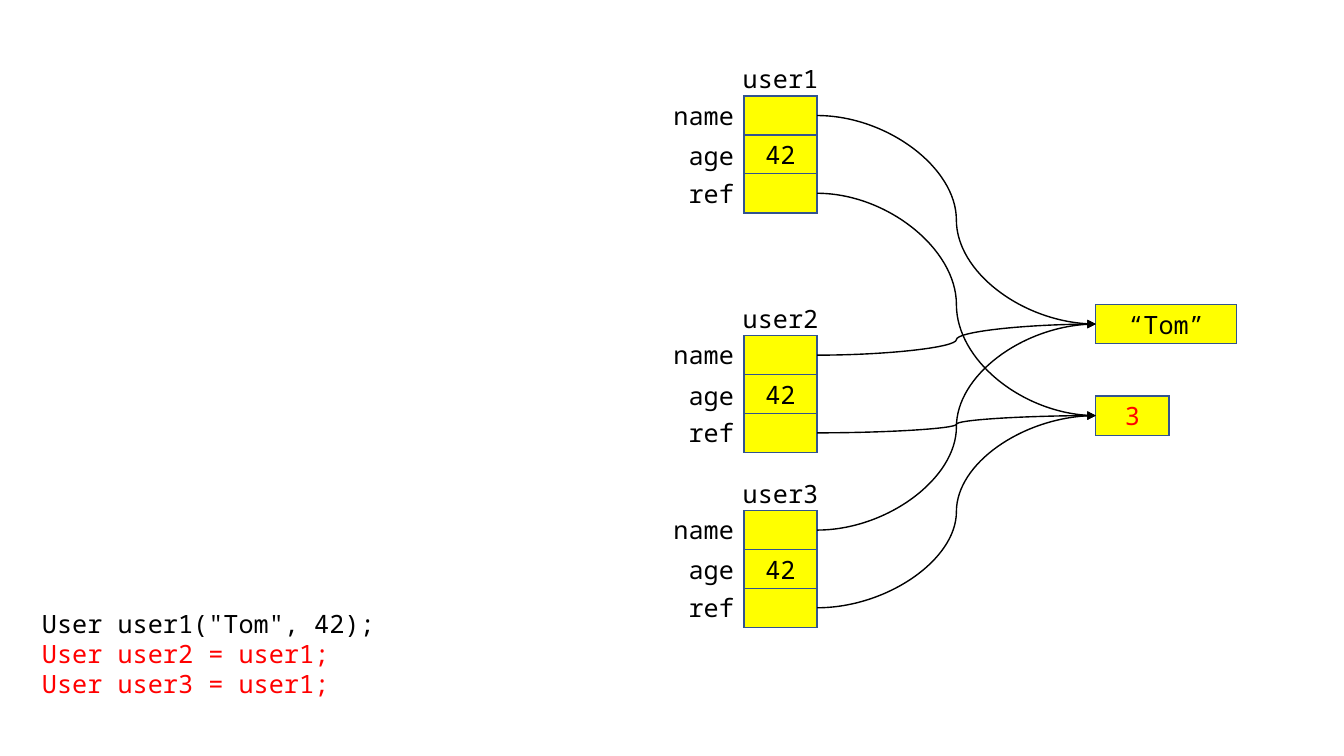
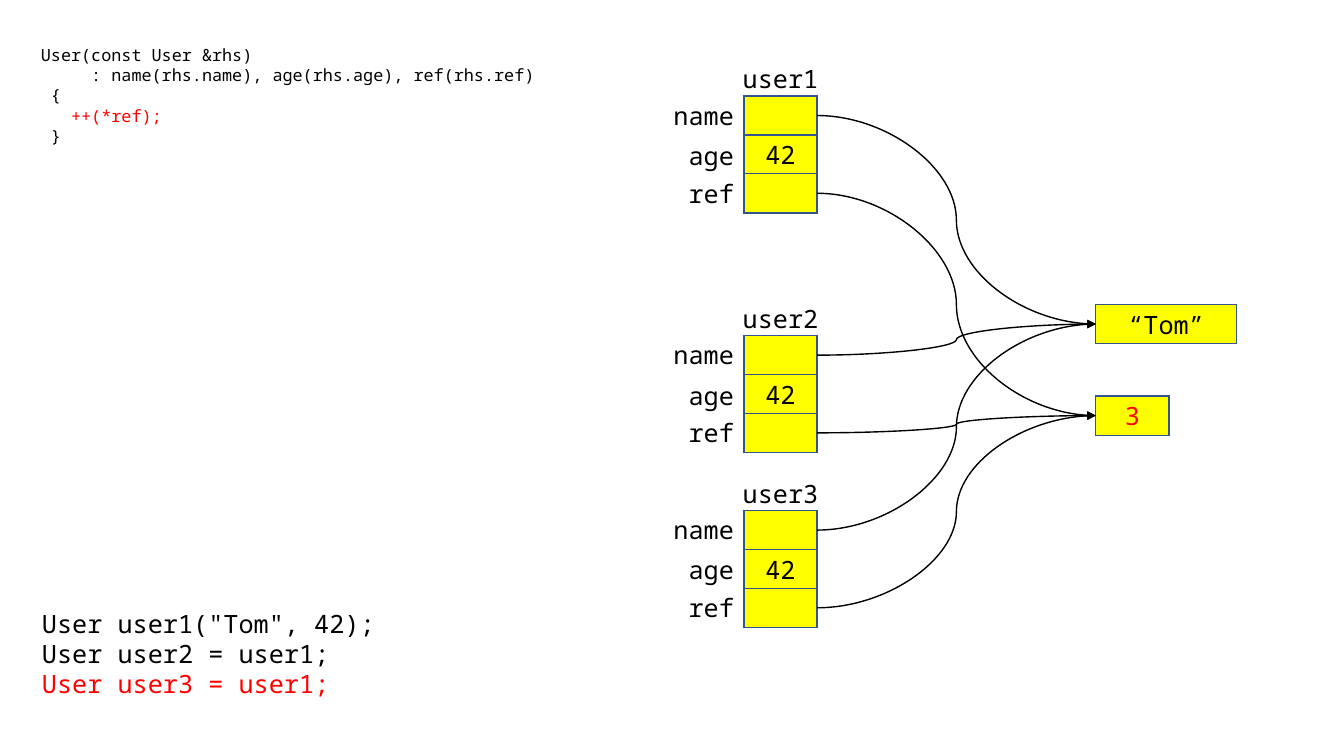
Before and after one commit to yoondev-classroom/cpp_221114, a slide deck: slide 30 of 221114.pptx. Drawn at 1344x756 pixels with LibreOffice and Linux fonts; fonts in the diff are those of the drawing. Boxes give left, top, right and bottom in pixels: in the first picture for what was removed or moved away, otherwise in the second. Text is boxed around its words. In the diff, an @@ line names an element or a change of style, - is before the commit and + after.

```diff
--- a/221114.pptx
+++ b/221114.pptx
@@ text added at bbox=[41, 48, 535, 125], 12 pt, text #000000 @@
+User(const User &rhs)
+: name(rhs.name), age(rhs.age), ref(rhs.ref)
+{
+++(*ref);
+}
@@ text at bbox=[42, 644, 330, 667]: text colour #FF0000 to #000000 in "User user2 = user1;" @@
```
Also in this commit, not shown: 5 other slides changed, 1 other file.
